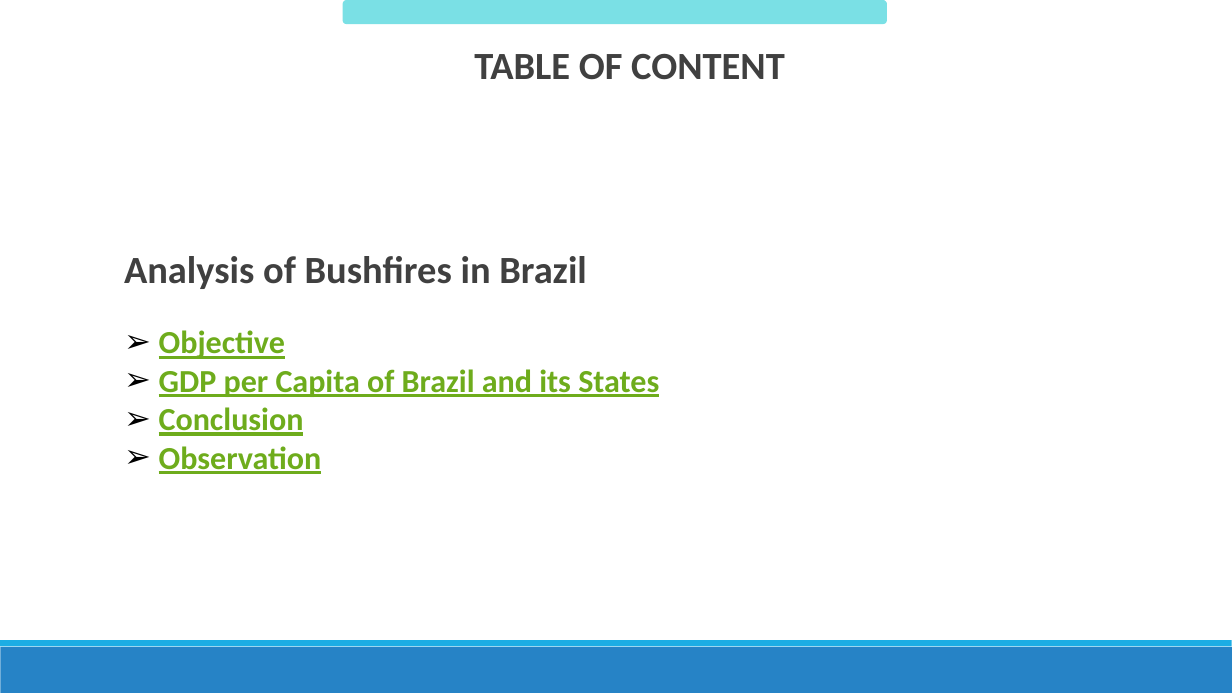
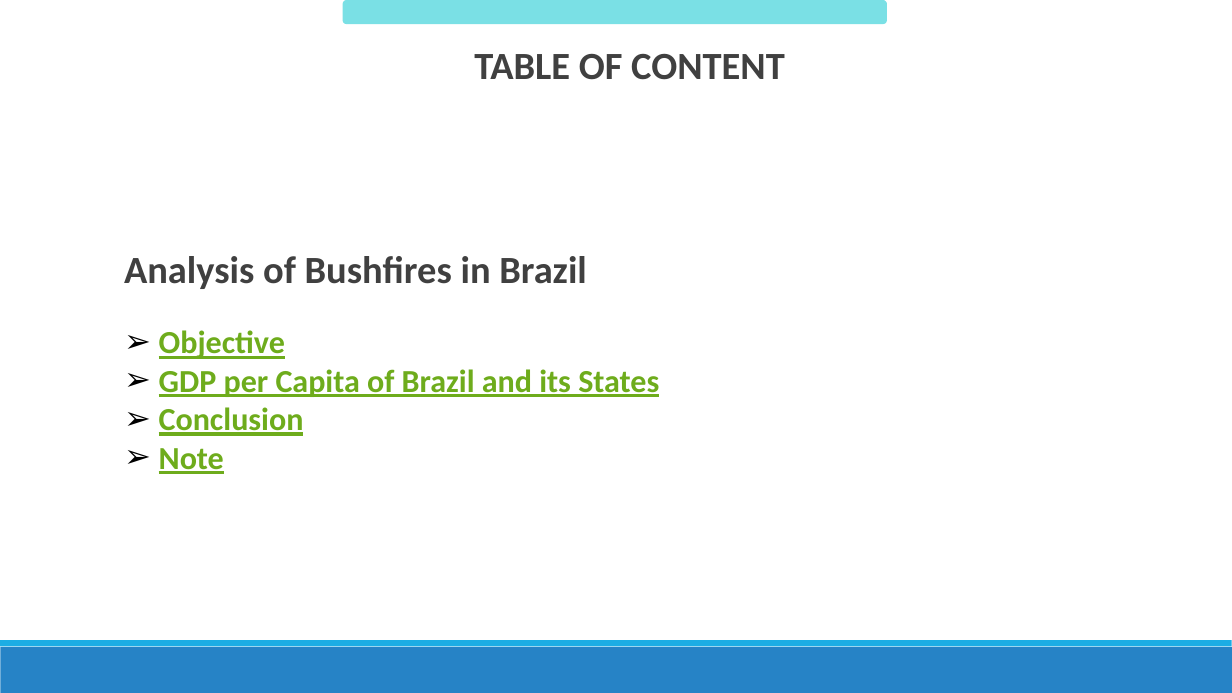
Before and after one commit to RiquelmoFerreira/DataAnalysisBrazil_GDP, a slide deck: slide 9 of Apresentacao-Presentation.pptx. Drawn at 1232x693 pixels with LibreOffice and Linux fonts; fonts in the diff are those of the drawing. Boxes give left, top, right and bottom in pixels: in the first picture for what was removed or moved away, otherwise in the second. Text is boxed around its words. In the diff, an @@ line names an element or a change of style, - is before the commit and + after.

```diff
--- a/Apresentacao-Presentation.pptx
+++ b/Apresentacao-Presentation.pptx
@@ text at bbox=[159, 448, 224, 474]: text changed @@
-➢ Observation
+➢ Note
```
Also in this commit, not shown: 1 other slide changed.
